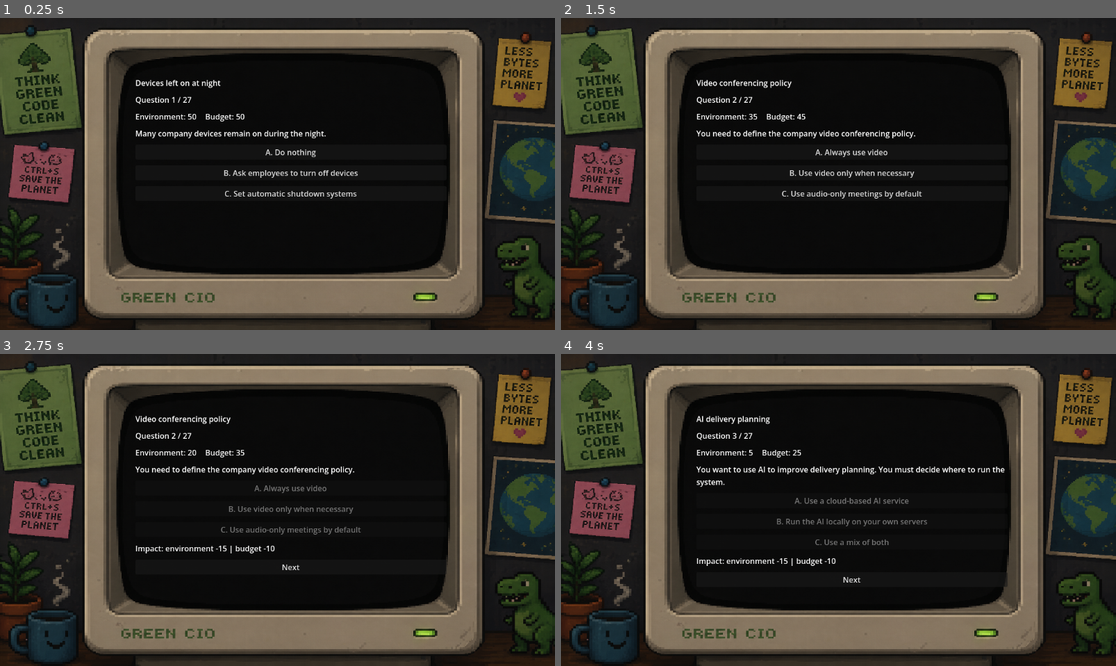
Above: before the commit, frames 1-4 (two rows, left to right).
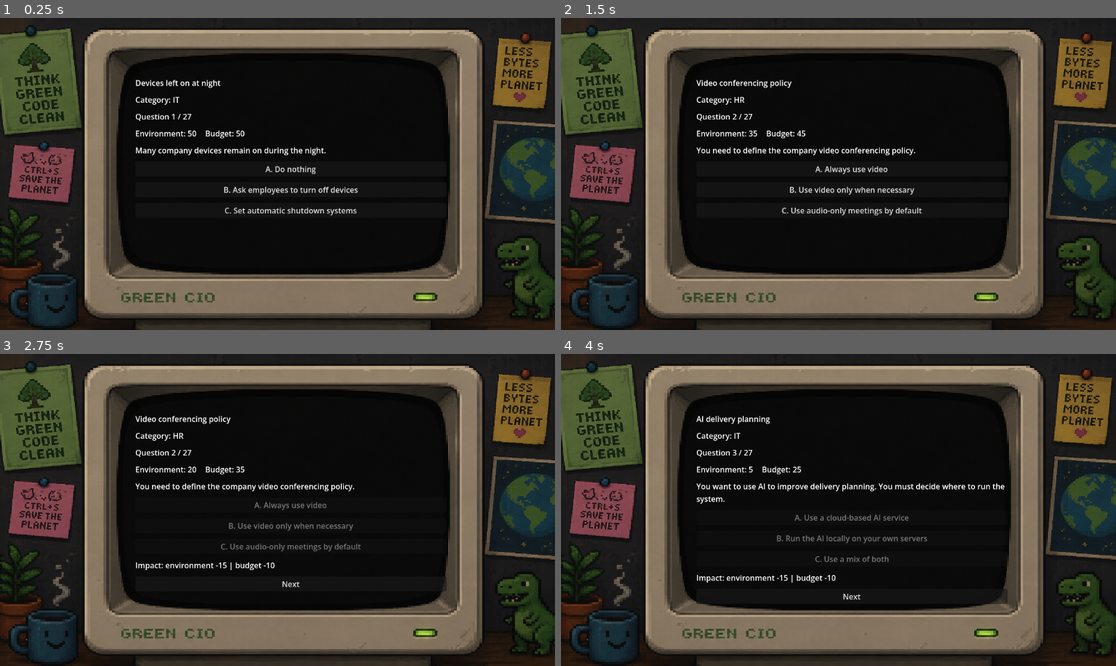
Above: after the commit, the same moments.

Repository: Leopold-Wahlbeck/Green-Cio
Game: Godot game, scene res://scenes/main.tscn
Same seed, same stepped clock (60 frames per second), same inputs: the game is played once before the commit and once after it.
Inputs:
- Up to frame 1 (0.25 s): no input
- Up to frame 2 (1.5 s): click "A. Do nothing" at 0.5 s; click "Next" at 1.25 s
- Up to frame 3 (2.75 s): click "A. Always use video" at 2 s
- Up to frame 4 (4 s): click "Next" at 2.75 s; click "A. Use a cloud-based AI servi…" at 3.5 s

The runs differ from the first frame. In frame 1, 2.2% of the frame differs, in the area x 24-65%, y 25-64%; in frame 2, 2.3%; in frame 3, 2.7%; in frame 4, 3.2%, in the area x 24-81%, y 25-81%.

Commit message:
Categories added

Diff:
--- a/data/questions.json
+++ b/data/questions.json
@@ -10,6 +10,7 @@
   "questions": [
     {
       "id": 1,
+      "category": "Operations",
       "title": "Packaging waste",
       "question": "Customers complain about packaging waste. What should your company do?",
       "choices": [
@@ -41,6 +42,7 @@
     },
     {
       "id": 2,
+      "category": "IT",
       "title": "Cloud provider choice",
       "question": "You need to choose a cloud provider for a new application.",
       "choices": [
@@ -72,6 +74,7 @@
     },
     {
       "id": 3,
+      "category": "Operations",
       "title": "Factory location",
       "question": "Your company needs to choose where to produce its products. You must decide between different factory locations.",
       "choices": [
@@ -103,6 +106,7 @@
     },
     {
       "id": 4,
+      "category": "IT",
       "title": "AI delivery planning",
       "question": "You want to use AI to improve delivery planning. You must decide where to run the system.",
       "choices": [
@@ -134,6 +138,7 @@
     },
     {
       "id": 5,
+      "category": "Operations",
       "title": "Goods transport",
       "question": "You need to organize how goods are transported between warehouses.",
       "choices": [
@@ -165,6 +170,7 @@
     },
     {
       "id": 6,
+      "category": "IT",
       "title": "Data center cooling strategy",
       "question": "Your data center consumes a lot of energy and produces significant heat. Which cooling strategy should you choose?",
       "choices": [
@@ -196,6 +202,7 @@
     },
     {
       "id": 7,
+      "category": "IT",
       "title": "IT infrastructure expansion",
       "question": "You need to expand your IT infrastructure.",
       "choices": [
@@ -227,6 +234,7 @@
     },
     {
       "id": 8,
+      "category": "HR",
       "title": "Employee work policy",
       "question": "You need to define the company work policy.",
       "choices": [
@@ -258,6 +266,7 @@
     },
     {
       "id": 9,
+      "category": "IT",
       "title": "Office hardware replacement",
       "question": "You need to replace office hardware.",
       "choices": [
@@ -289,6 +298,7 @@
     },
     {
       "id": 10,
+      "category": "Operations",
       "title": "Energy supplier",
       "question": "Your company must choose an energy supplier.",
       "choices": [
@@ -320,6 +330,7 @@
     },
     {
       "id": 11,
+      "category": "IT",
       "title": "Cybersecurity investment",
       "question": "You need to decide how much to invest in cybersecurity.",
       "choices": [
@@ -360,6 +371,7 @@
     },
     {
       "id": 12,
+      "category": "IT",
       "title": "Cyberattack response",
       "question": "Your company is hit by a cyberattack that disrupts operations.",
       "trigger": {
@@ -396,6 +408,7 @@
     },
     {
       "id": 13,
+      "category": "IT",
       "title": "Historical data storage",
       "question": "Your servers are almost full because your company keeps all historical data.",
       "choices": [
@@ -427,6 +440,7 @@
     },
     {
       "id": 14,
+      "category": "Operations",
       "title": "Supplier choice",
       "question": "A supplier is very cheap but not environmentally friendly.",
       "choices": [
@@ -458,6 +472,7 @@
     },
     {
       "id": 15,
+      "category": "HR",
       "title": "New office location",
       "question": "You need to open a new office for a growing team.",
       "choices": [
@@ -481,6 +496,7 @@
     },
     {
       "id": 16,
+      "category": "Business",
       "title": "Marketing campaign",
       "question": "The marketing team wants to launch a promotional campaign.",
       "choices": [
@@ -512,6 +528,7 @@
     },
     {
       "id": 17,
+      "category": "IT",
       "title": "Devices left on at night",
       "question": "Many company devices remain on during the night.",
       "choices": [
@@ -543,6 +560,7 @@
     },
     {
       "id": 18,
+      "category": "HR",
       "title": "Printing policy",
       "question": "Employees print too many documents.",
       "choices": [
@@ -574,6 +592,7 @@
     },
     {
       "id": 19,
+      "category": "IT",
       "title": "Software hosting architecture",
       "question": "You need to choose the software hosting architecture.",
       "choices": [
@@ -605,6 +624,7 @@
     },
     {
       "id": 20,
+      "category": "IT",
       "title": "Data backup strategy",
       "question": "You need to choose a data backup strategy.",
       "choices": [
@@ -636,6 +656,7 @@
     },
     {
       "id": 21,
+      "category": "HR",
       "title": "Office heating costs",
       "question": "Energy prices are rising, and heating your offices is becoming very expensive.",
       "choices": [
@@ -675,6 +696,7 @@
     },
     {
       "id": 22,
+      "category": "HR",
       "title": "Cycling support",
       "question": "Employees ask for better cycling support.",
       "choices": [
@@ -698,6 +720,7 @@
     },
     {
       "id": 23,
+      "category": "HR",
       "title": "Commuting reimbursement policy",
       "question": "The company wants to update its commuting reimbursement policy.",
       "choices": [
@@ -729,6 +752,7 @@
     },
     {
       "id": 24,
+      "category": "Operations",
       "title": "Product returns",
       "question": "Customers are returning more products, increasing transport and waste.",
       "choices": [
@@ -768,6 +792,7 @@
     },
     {
       "id": 25,
+      "category": "HR",
       "title": "Video conferencing policy",
       "question": "You need to define the company video conferencing policy.",
       "choices": [
@@ -799,6 +824,7 @@
     },
     {
       "id": 26,
+      "category": "Business",
       "title": "Investor profitability pressure",
       "question": "Investors demand higher profitability this quarter.",
       "choices": [
@@ -838,6 +864,7 @@
     },
     {
       "id": 27,
+      "category": "IT",
       "title": "Software update policy",
       "question": "You need to decide how frequently systems are updated.",
       "choices": [
@@ -869,6 +896,7 @@
     },
     {
       "id": 28,
+      "category": "IT",
       "title": "Logging and monitoring strategy",
       "question": "Your systems generate large amounts of logs. You need to choose a logging and monitoring strategy.",
       "choices": [
--- a/project.godot
+++ b/project.godot
@@ -19,6 +19,10 @@
 
 GameState="*res://scripts/GameState.gd"
 
+[dotnet]
+
+project/assembly_name="Green Cio"
+
 [physics]
 
 3d/physics_engine="Jolt Physics"
--- a/scenes/main.tscn
+++ b/scenes/main.tscn
@@ -51,6 +51,10 @@
 layout_mode = 2
 text = "GreenCio"
 
+[node name="CategoryLabel" type="Label" parent="ScreenArea/VBoxContainer"]
+layout_mode = 2
+text = "Category"
+
 [node name="RoundLabel" type="Label" parent="ScreenArea/VBoxContainer" unique_id=204298405]
 layout_mode = 2
 text = "Question 1"
--- a/scripts/Main.gd
+++ b/scripts/Main.gd
@@ -3,6 +3,7 @@
 const QUESTIONS_PATH := "res://data/questions.json"
 
 @onready var title_label: Label = $ScreenArea/VBoxContainer/TitleLabel
+@onready var category_label: Label = $ScreenArea/VBoxContainer/CategoryLabel
 @onready var round_label: Label = $ScreenArea/VBoxContainer/RoundLabel
 @onready var environment_score_label: Label = $ScreenArea/VBoxContainer/ScoresRow/EnvironmentScoreLabel
 @onready var money_score_label: Label = $ScreenArea/VBoxContainer/ScoresRow/MoneyScoreLabel
@@ -93,6 +94,7 @@
 
 func display_question(question: Dictionary) -> void:
 	title_label.text = str(question.get("title", "Question"))
+	category_label.text = "Category: %s" % question.get("category", "General")
 	round_label.text = "Question %d / %d" % [GameState.round_number + 1, GameState.max_rounds]
 	description_label.text = str(question.get("question", ""))
 	feedback_label.text = ""
